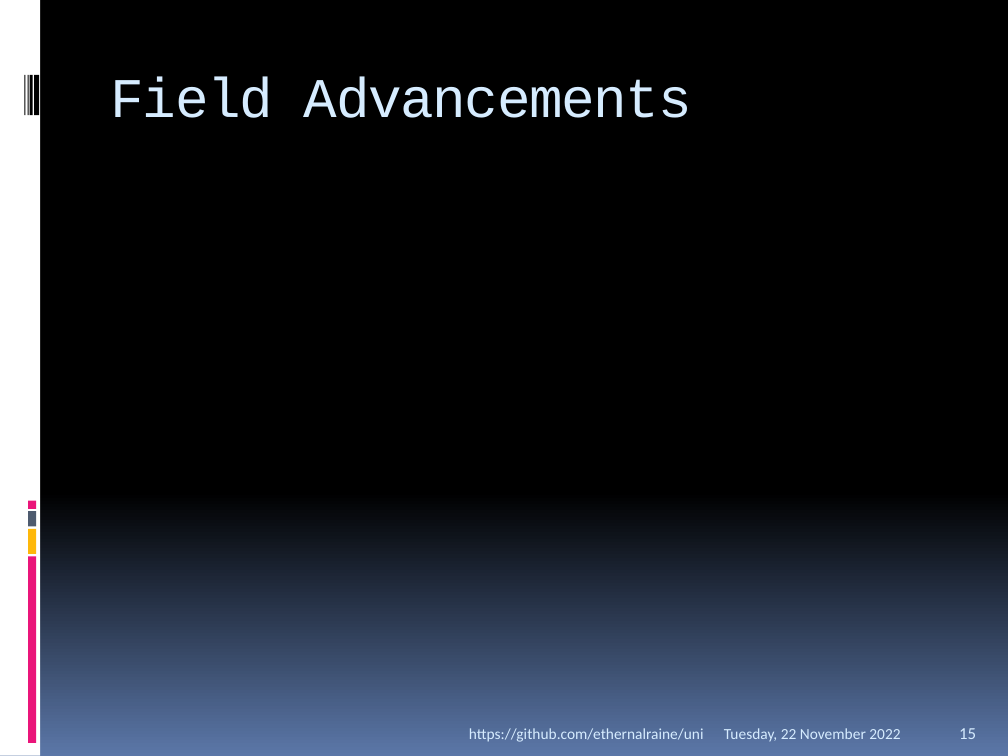
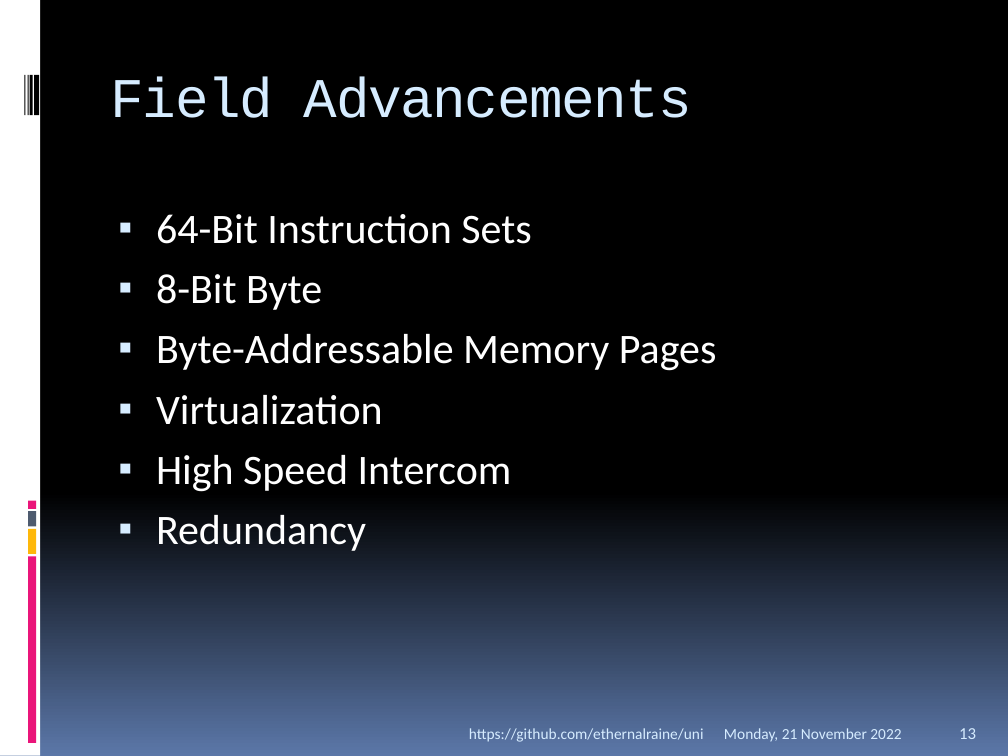
Before and after one commit to EthernalRaine/uni, a slide deck: slide 13 of presentations/IBM/Zero Downtime.pptx (slide 15 before the commit). Drawn at 1008x756 pixels with LibreOffice and Linux fonts; fonts in the diff are those of the drawing. Boxes give left, top, right and bottom in pixels: in the first picture for what was removed or moved away, otherwise in the second. Text is boxed around its words. In the diff, an @@ line names an element or a change of style, - is before the commit and + after.

```diff
--- a/presentations/IBM/Zero Downtime.pptx
+++ b/presentations/IBM/Zero Downtime.pptx
@@ text added at (156, 214, 717, 551), 30 pt, text #FFFFFF @@
+▪ 64-Bit Instruction Sets
+▪ 8-Bit Byte
+▪ Byte-Addressable Memory Pages
+▪ Virtualization
+▪ High Speed Intercom
+▪ Redundancy
@@ text at (724, 728, 901, 742): text changed @@
-Tuesday, 22 November 2022
+Monday, 21 November 2022
@@ page number at (959, 728, 976, 739): text changed @@
-15
+13
```
Also in this commit, not shown: 14 other slides changed, 2 slides removed.
